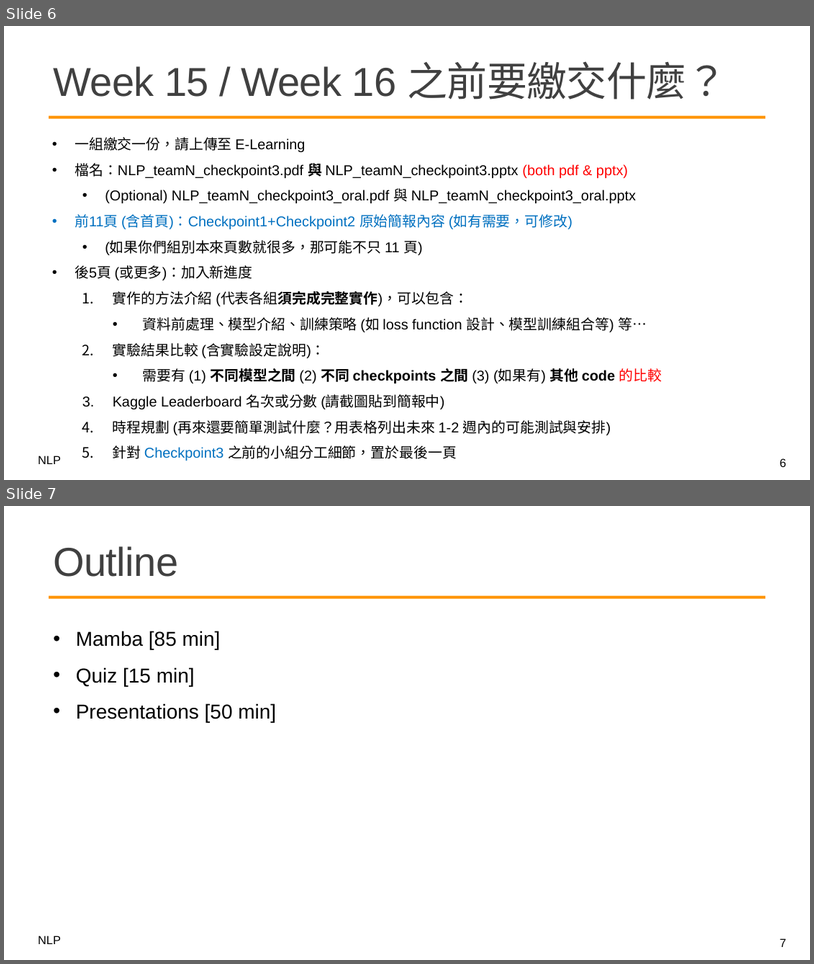
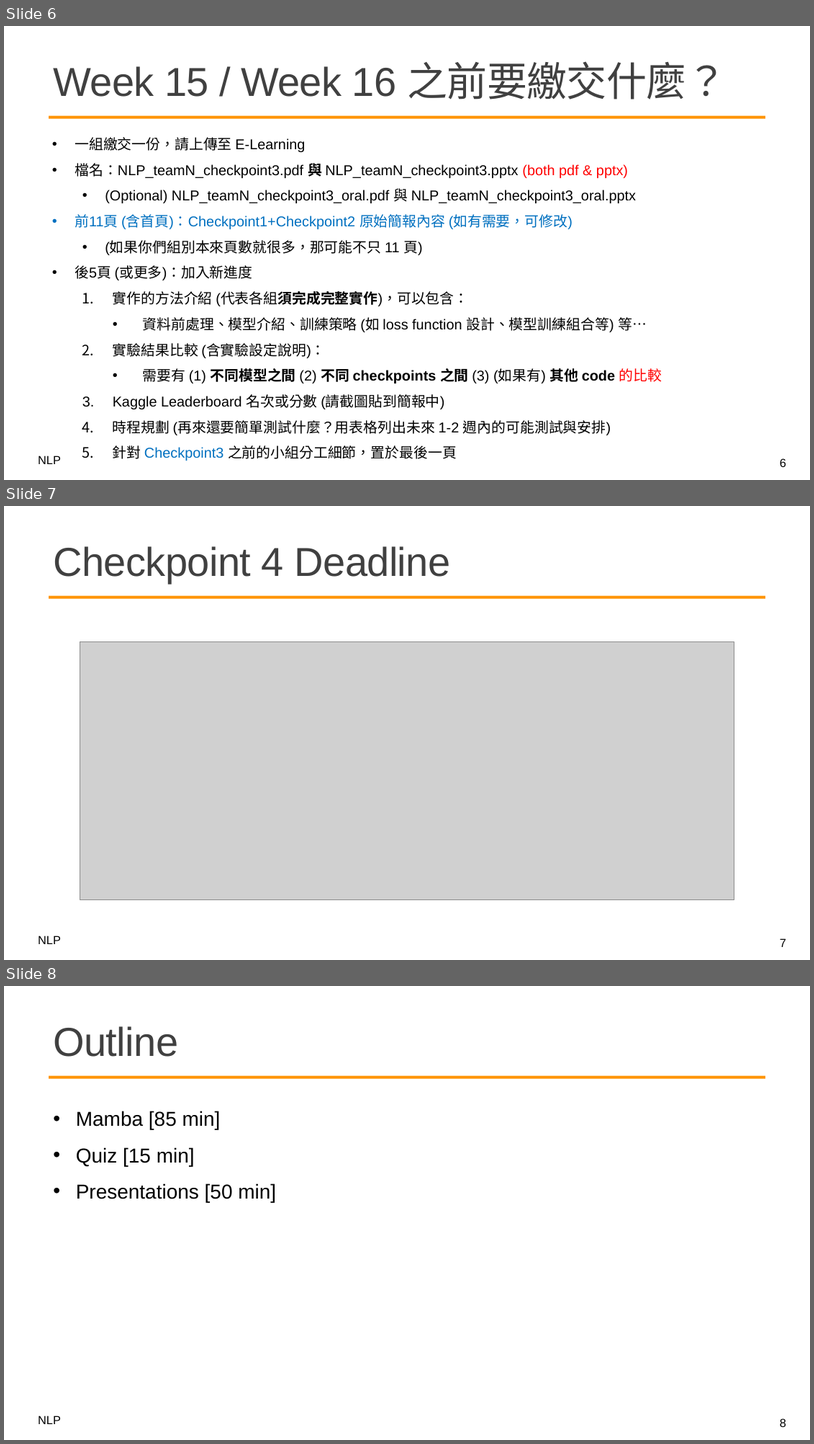
Before and after one commit to mcps5601/CGUNLP_2026_Spring, a slide deck: slides/w14_mamba_0525.pptx. Shown one above the other, each under a label of ours: slides 6 and 7 before the commit, slides 6, 7 and 8 after it. The pictures are 814x964 and 814x1444 pixels, drawn with LibreOffice and Linux fonts; fonts in the diff are those of the drawing; grey boxes stand for pictures; background and template pictures are left out. Boxes give left, top, right and bottom in pixels: in the first picture for what was removed or moved away, otherwise in the second. Text is boxed around its words. In the diff, an @@ line names an element or a change of style, - is before the commit and + after.

Commit message:
feat: update w14 slide

```diff
--- a/slides/w14_mamba_0525.pptx
+++ b/slides/w14_mamba_0525.pptx
@@ slide 7 added at bbox=[4, 506, 810, 960], background #FFFFFF; not listed: 2 template elements that a slide beside it also shows @@
@@ title added at bbox=[53, 546, 451, 583], 48 pt, text #404040 @@
+Checkpoint 4 Deadline
@@ picture added at bbox=[80, 641, 735, 900] @@
@@ page number added at bbox=[780, 938, 787, 947], 14 pt, text #000000 @@
+7
@@ what was slide 7 is now slide 8 @@
@@ page number at bbox=[780, 1418, 787, 1427]: text changed @@
-7
+8
```
Also in this commit, not shown: 1 slide changed, 1 other file.
